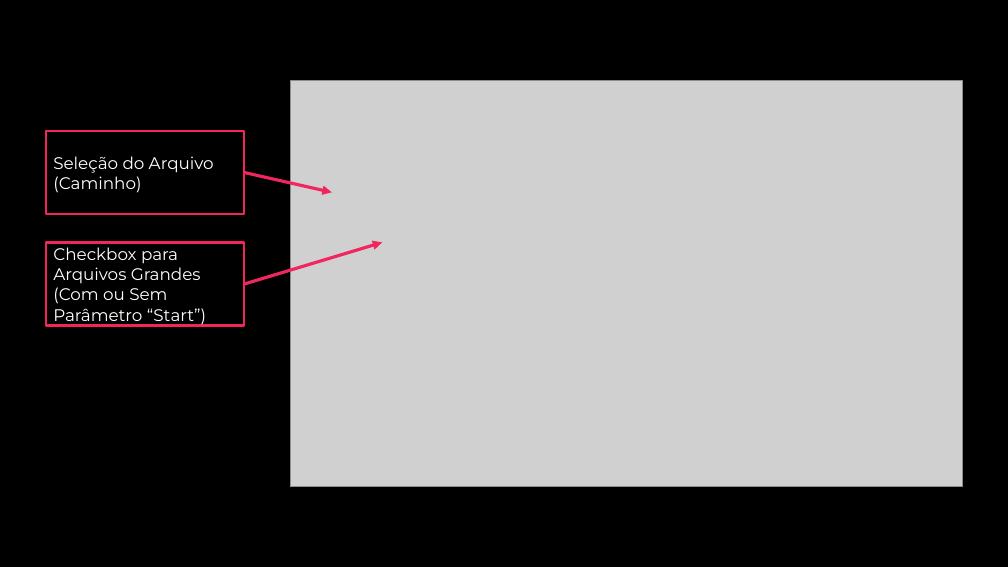
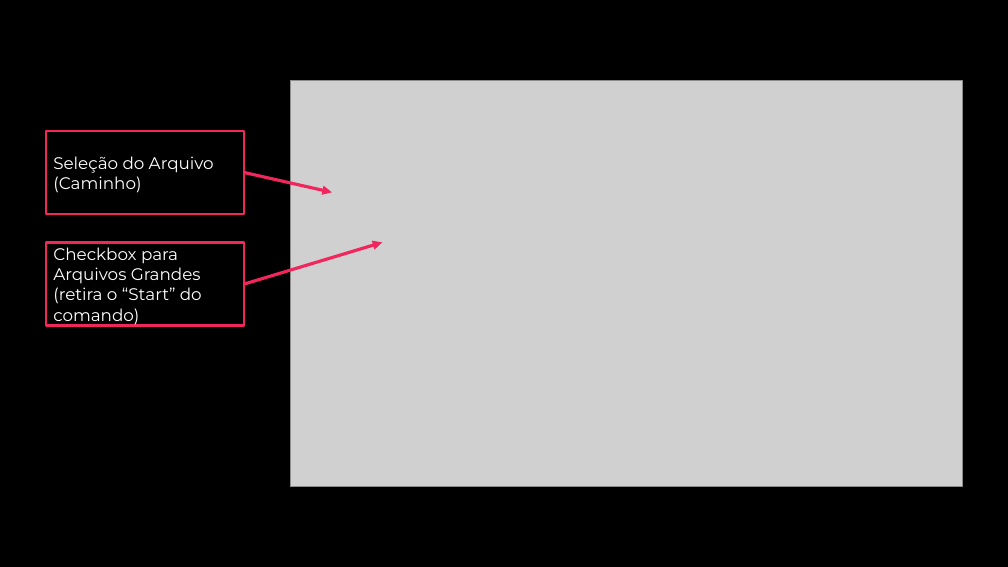
Before and after one commit to ryanbritodev/bats-fiap, a slide deck: slide 18 of ajuda/AutoLab.pptx. Drawn at 1008x567 pixels with LibreOffice and Linux fonts; fonts in the diff are those of the drawing; grey boxes stand for pictures; background and template pictures are left out. Boxes give left, top, right and bottom in pixels: in the first picture for what was removed or moved away, otherwise in the second. Text is boxed around its words. In the diff, an @@ line names an element or a change of style, - is before the commit and + after.

```diff
--- a/ajuda/AutoLab.pptx
+++ b/ajuda/AutoLab.pptx
@@ text in rectangle at box(53, 247, 202, 325): text changed @@
-Checkbox para Arquivos Grandes (Com ou Sem Parâmetro “Start”)
+Checkbox para Arquivos Grandes (retira o “Start” do comando)
```
Also in this commit, not shown: 5 other slides changed.
